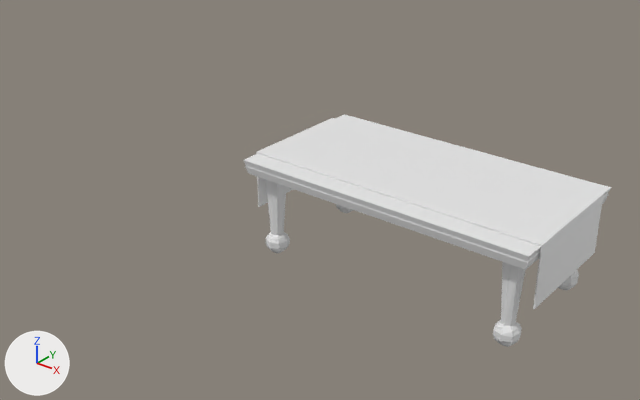
An edit to the Blender file art/models/props/party_table/party_table.blend, drawn before and after from the same camera.
One viewpoint serves both versions: a camera (50 mm lens) standing at (3.66, -5.95, 4.39) and looking at (-1.21, 0.14, 0.61). The axes (+X, +Y, +Z) are drawn at lower left. The lights are the same throughout. The picture after the commit comes second.

Script lines for the objects in view, before the commit:
```python
me_geo_party_table_ver1 = bpy.data.meshes.new('geo_party_table_ver1')
me_geo_party_table_ver1.from_pydata(...)  # 811 vertices, 816 faces; spans x -0.6..0.6, y -1.0..1.0, z -12.8..11.9
me_geo_party_table_ver2 = bpy.data.meshes.new('geo_party_table_ver2')
me_geo_party_table_ver2.from_pydata(...)  # 714 vertices, 712 faces; spans x -1.01..1.01, y -1.0..1.0, z -9.64..4.48
ob_party_table_ver1 = bpy.data.objects.new('party_table_ver1', me_geo_party_table_ver1)
ob_party_table_ver1.location = (0.0, 0.0, 0.85)
ob_party_table_ver1.scale = (2.33, 0.768, 0.0404)
ob_party_table_ver1.hide_set(True)
ob_party_table_ver2 = bpy.data.objects.new('party_table_ver2', me_geo_party_table_ver2)
ob_party_table_ver2.location = (0.0, 0.0, 1.0)
ob_party_table_ver2.scale = (1.38, 0.739, 0.0673)
```
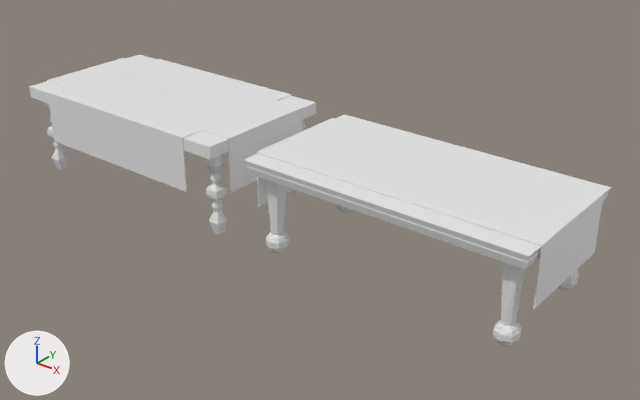
The change in detail:
Object 'party_table_ver1' (ob_party_table_ver1) moves from (0.0, 0.0, 0.85) to (-3.133, 0.0, 0.85).
Object 'party_table_ver1' (ob_party_table_ver1) is now shown.

Pixel boxes (x1, y1, x2, y2) of what changed, in the pictures (640 x 400 px):
'party_table_ver1', shown: after (29, 55, 316, 235)
